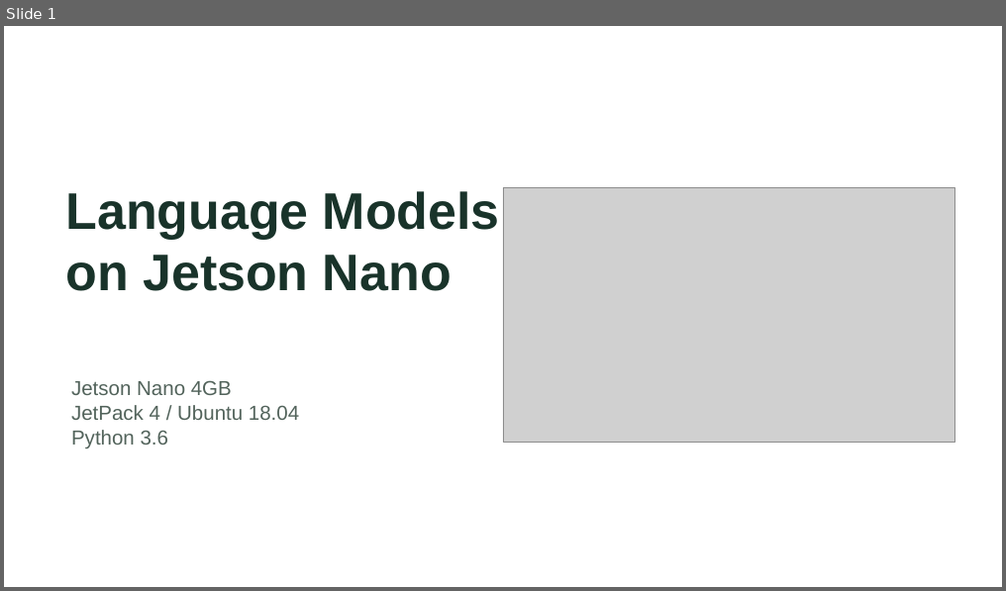
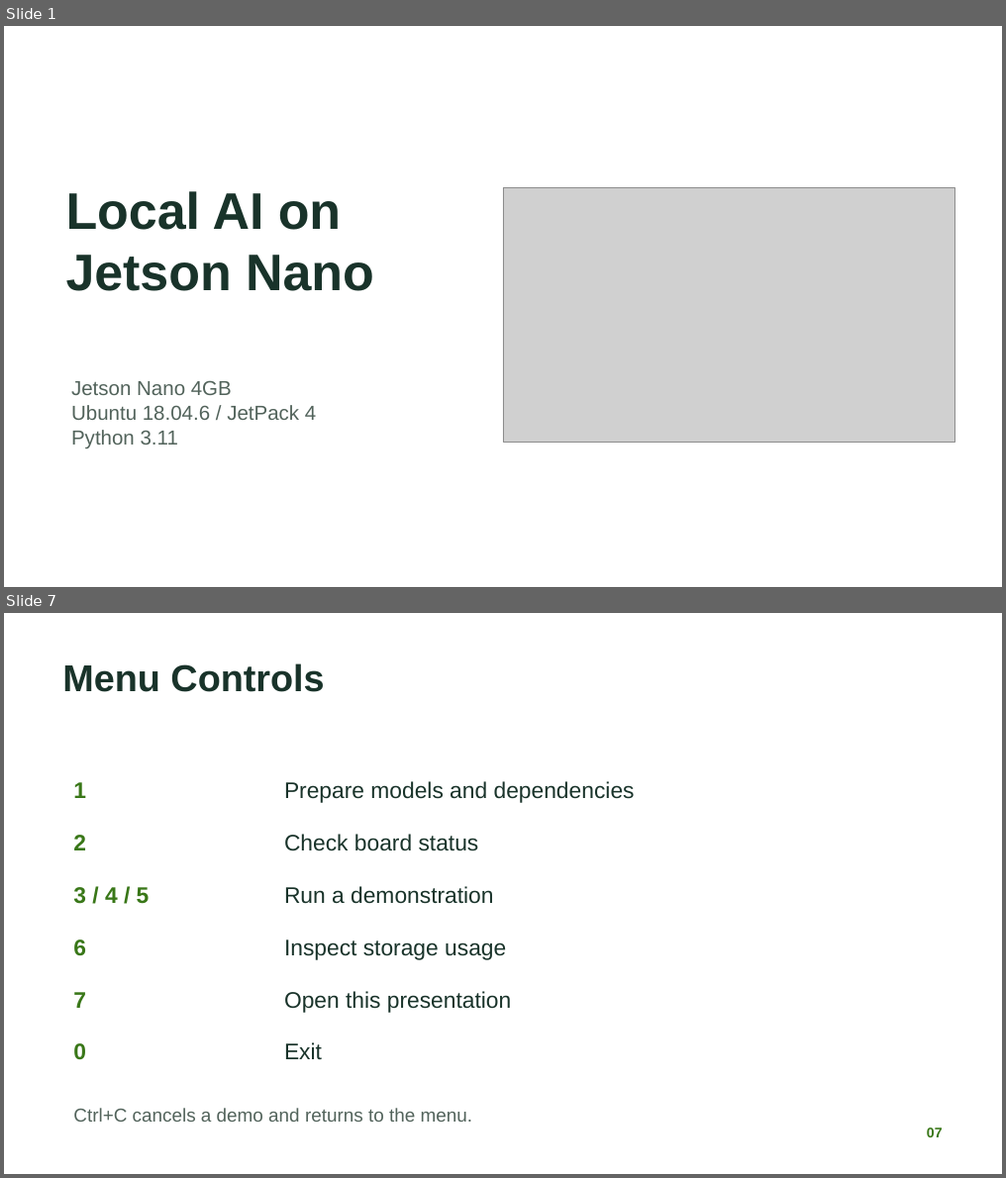
Before and after one commit to nileshsarkar-ai/JetsonNano-Demo, a slide deck: docs/Jetson_Nano_Local_AI_Experiments.pptx. Shown one above the other, each under a label of ours: slide 1 before the commit, slides 1 and 7 after it; the slides between them are not shown. The pictures are 1006x591 and 1006x1178 pixels, drawn with LibreOffice and Linux fonts; fonts in the diff are those of the drawing; grey boxes stand for pictures. Boxes give left, top, right and bottom in pixels: in the first picture for what was removed or moved away, otherwise in the second. Text is boxed around its words. In the diff, an @@ line names an element or a change of style, - is before the commit and + after.

```diff
--- a/docs/Jetson_Nano_Local_AI_Experiments.pptx
+++ b/docs/Jetson_Nano_Local_AI_Experiments.pptx
@@ slide 7 added at (4,613,1002,1174), background #FFFFFF @@
@@ text added at (62,663,324,692), 36 pt, text #19332A, bold @@
+Menu Controls
@@ text added at (73,782,86,798), 21.8 pt, text #397718, bold @@
+1
@@ text added at (284,781,635,803), 21.8 pt, text #19332A @@
+Prepare models and dependencies
@@ text added at (73,835,86,851), 21.8 pt, text #397718, bold @@
+2
@@ text added at (284,834,479,852), 21.8 pt, text #19332A @@
+Check board status
@@ text added at (73,887,150,904), 21.8 pt, text #397718, bold @@
+3 / 4 / 5
@@ text added at (284,886,493,904), 21.8 pt, text #19332A @@
+Run a demonstration
@@ text added at (73,940,86,957), 21.8 pt, text #397718, bold @@
+6
@@ text added at (284,940,506,960), 21.8 pt, text #19332A @@
+Inspect storage usage
@@ text added at (73,992,86,1008), 21.8 pt, text #397718, bold @@
+7
@@ text added at (284,991,511,1012), 21.8 pt, text #19332A @@
+Open this presentation
@@ text added at (73,1044,86,1060), 21.8 pt, text #397718, bold @@
+0
@@ text added at (284,1043,322,1059), 21.8 pt, text #19332A @@
+Exit
@@ text added at (73,1108,473,1122), 18 pt, text #52635B @@
+Ctrl+C cancels a demo and returns to the menu.
@@ text added at (927,1128,943,1138), 13.5 pt, text #397718, bold @@
+07
@@ slide 1 changed as well @@
@@ text at (66,191,374,291): text changed @@
-Language Models
-on Jetson Nano
+Local AI on
+Jetson Nano
@@ text at (71,405,316,449): text changed @@
-JetPack 4 / Ubuntu 18.04
-Python 3.6
+Ubuntu 18.04.6 / JetPack 4
+Python 3.11
```
Also in this commit, not shown: 1 other slide changed, 4 other slides added, 8 slides removed, 7 other files.
